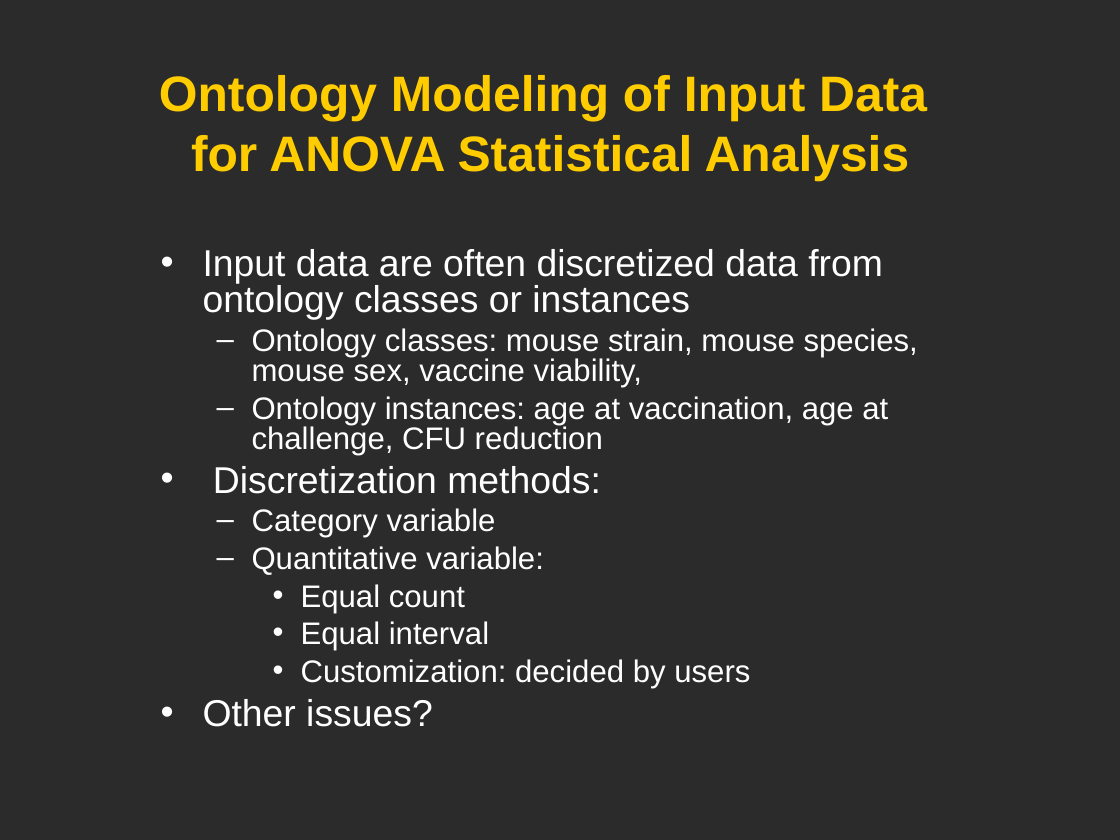
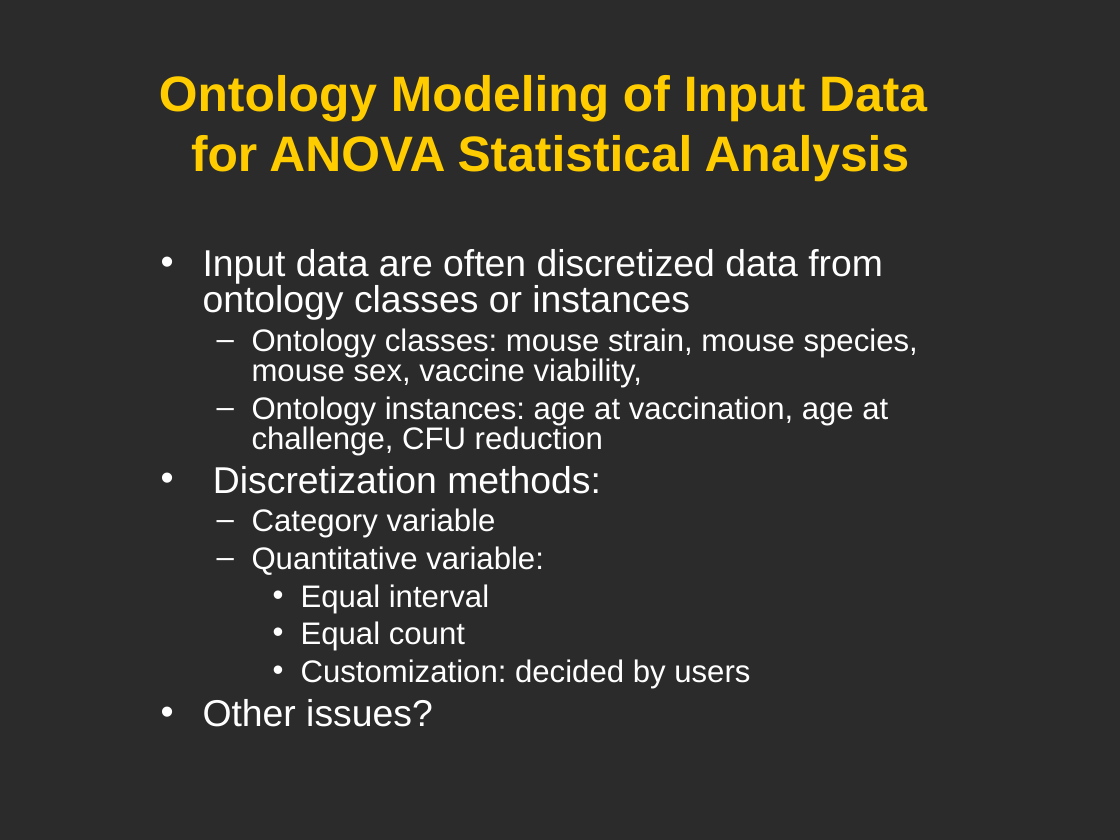
Before and after one commit to obi-ontology/obi-legacy-svn, a slide deck: slide 16 of trunk/docs/developer/use cases/Vaccine_usercase_Vancouver2010.ppt. Drawn at 1120x840 pixels with LibreOffice and Linux fonts; fonts in the diff are those of the drawing; background and template pictures are left out; a plain dark background stands for a picture behind light text. Boxes give left, top, right and bottom in pixels: in the first picture for what was removed or moved away, otherwise in the second. Text is boxed around its words. In the diff, an @@ line names an element or a change of style, - is before the commit and + after.

```diff
--- a/trunk/docs/developer/use cases/Vaccine_usercase_Vancouver2010.ppt
+++ b/trunk/docs/developer/use cases/Vaccine_usercase_Vancouver2010.ppt
@@ text at bbox=[301, 584, 489, 613]: paragraph added @@
+    • Equal interval
@@ text at bbox=[301, 621, 489, 651]: paragraph removed @@
-    • Equal interval
```
Also in this commit, not shown: 3 other slides changed.
